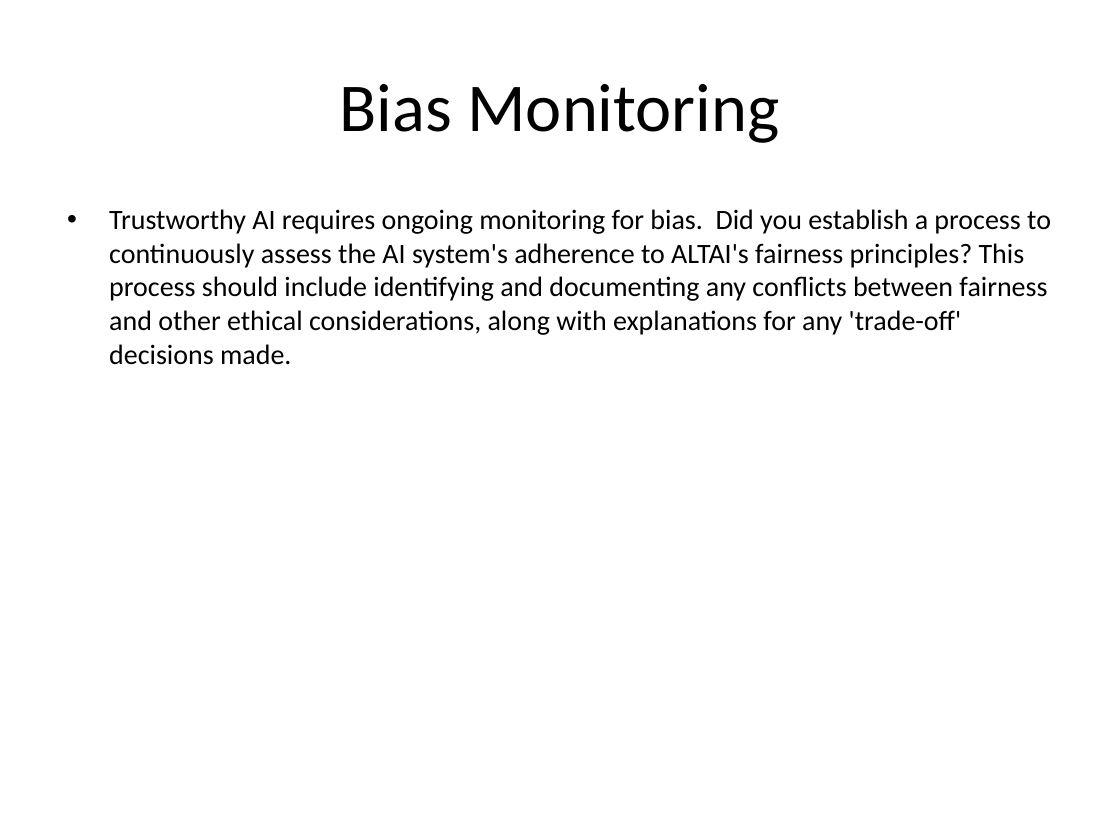
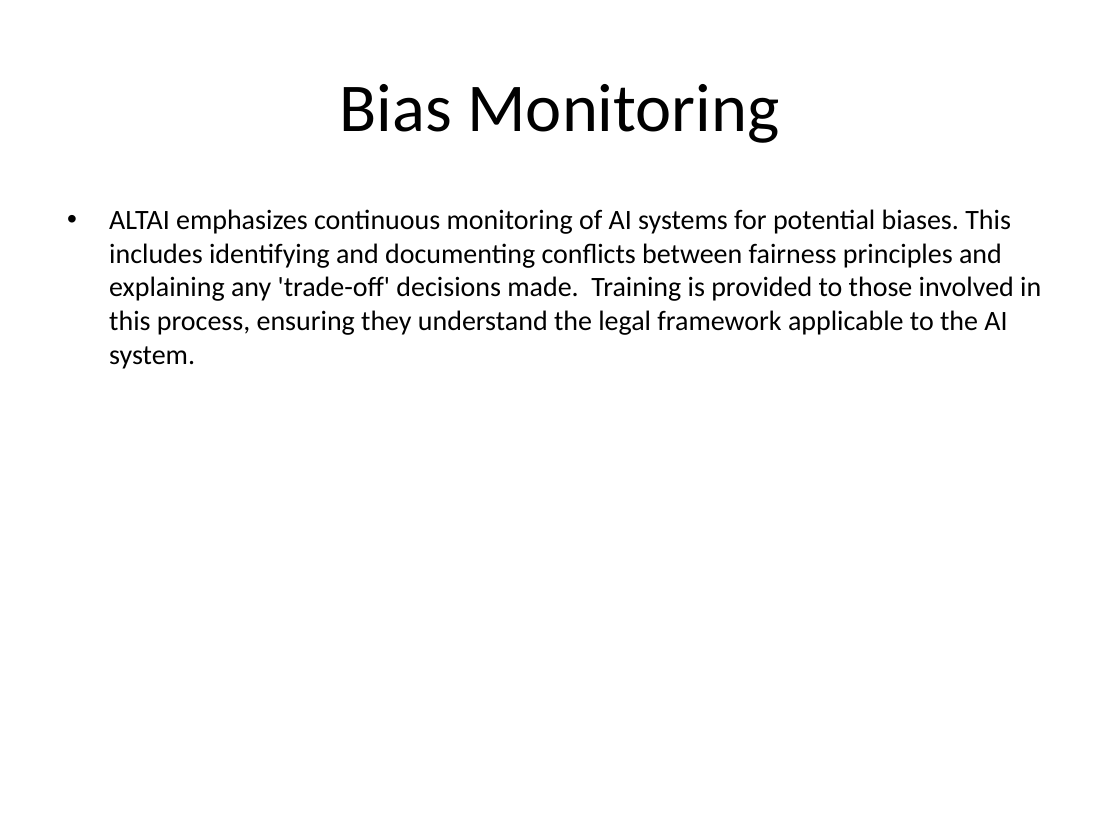
Before and after one commit to soumyajee/PPT_Slide_Agents, a slide deck: slide 30 of presentation.pptx. Drawn at 1120x840 pixels with LibreOffice and Linux fonts; fonts in the diff are those of the drawing. Boxes give left, top, right and bottom in pixels: in the first picture for what was removed or moved away, otherwise in the second. Text is boxed around its words. In the diff, an @@ line names an element or a change of style, - is before the commit and + after.

```diff
--- a/presentation.pptx
+++ b/presentation.pptx
@@ text at box(109, 209, 1041, 369): text changed @@
-• Trustworthy AI requires ongoing monitoring for bias. Did you establish a process to continuously assess the AI system's adherence to ALTAI's fairness principles? This process should include identifying and documenting any conflicts between fairness and other ethical considerations, along with explanations for any 'trade-off' decisions made.
+• ALTAI emphasizes continuous monitoring of AI systems for potential biases. This includes identifying and documenting conflicts between fairness principles and explaining any 'trade-off' decisions made. Training is provided to those involved in this process, ensuring they understand the legal framework applicable to the AI system.
```
Also in this commit, not shown: 37 other slides changed.
